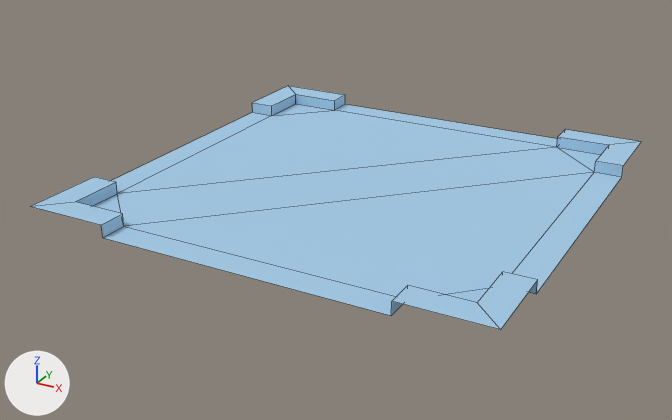
What one commit did to the FBX model Assets/Graphics/3D Models/m_Dev_FloorTile.fbx.
One viewpoint serves both versions: a 50 mm camera at (1.76, -3.45, 1.56) aimed at (-0.07, -0.11, -0.11). Arrows for +X, +Y and +Z are at lower left; the lights stay in place. Mesh edges are drawn as thin lines. Where no turn or scale is listed for an object, it has been applied to the vertices.

The first picture shows 'm_Dev_FloorTile'.
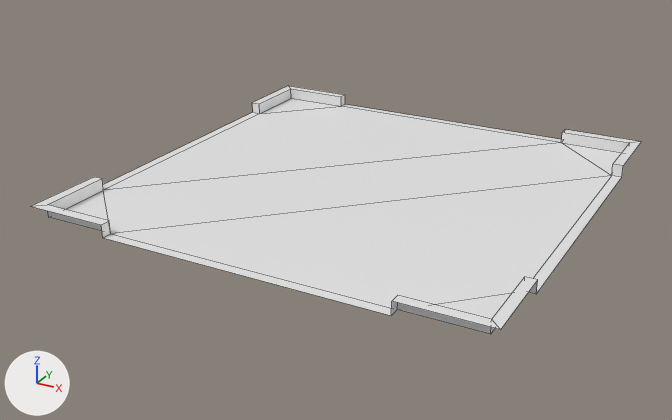
Diff of the bpy script that builds the scene:
```diff
--- a/Assets/Graphics/3D Models/m_Dev_FloorTile.fbx.py
+++ b/Assets/Graphics/3D Models/m_Dev_FloorTile.fbx.py
@@ mat_mat_dev_floortile @@
 mat_mat_dev_floortile = principled_material('mat_Dev_FloorTile')
-mat_mat_dev_floortile.base_color = (0.372, 0.595, 0.8)  # blue #a4cbe7
+mat_mat_dev_floortile.base_color = (0.8, 0.8, 0.8)  # white #e7e7e7
 mat_mat_dev_floortile.roughness = 1.0
@@ me_plane @@
 me_plane.from_pydata(...)  # 44 vertices, 35 faces; spans x -1.0..1.0, y -1.0..1.0, z 0.0..0.06
 # used by ob_m_dev_floortile; location = (0.0, 0.0, 0.0)
 # before: 8 (0.87, 0.62, 0.0) at pixel (594, 172), 9 (0.62, 0.88, 0.0) at pixel (556, 147), 10 (-0.88, 0.62, 0.0) at pixel (271, 115), 12 (-0.62, -0.88, 0.0) at pixel (123, 226), 14 (-0.87, -0.62, 0.0) at pixel (117, 193)
 # before: 16 (0.62, -0.87, 0.0), 17 (0.88, -0.62, 0.0), 18 (-0.62, 0.87, 0.0) at pixel (334, 110), 32 (0.87, 0.62, 0.06) at pixel (595, 161), 33 (0.62, 0.88, 0.06) at pixel (557, 136)
 # before: 34 (-0.88, 0.62, 0.06) at pixel (271, 105), 36 (-0.62, -0.88, 0.06) at pixel (122, 213), 38 (-0.87, -0.62, 0.06) at pixel (116, 181), 40 (0.62, -0.87, 0.06) at pixel (407, 285), 41 (0.88, -0.62, 0.06) at pixel (502, 271)
 # before: 42 (-0.62, 0.87, 0.06) at pixel (334, 100)
-me_plane.vertices[11].co = (-0.88, 0.87, 0.0)  # pixel (295, 103)
-me_plane.vertices[13].co = (-0.87, -0.88, 0.0)
-me_plane.vertices[15].co = (0.88, -0.87, 0.0)
-me_plane.vertices[19].co = (0.87, 0.88, 0.0)
-me_plane.vertices[35].co = (-0.88, 0.87, 0.06)  # pixel (295, 94)
-me_plane.vertices[37].co = (-0.87, -0.88, 0.06)  # pixel (75, 201)
-me_plane.vertices[39].co = (0.88, -0.87, 0.06)  # pixel (477, 302)
-me_plane.vertices[43].co = (0.87, 0.88, 0.06)  # pixel (609, 144)
+# me_plane part 1
+for i in [10, 14, 34, 38]: me_plane.vertices[i].co += Vector((-0.08, 0.0, 0.0))
+for i in [12, 16, 36, 40]: me_plane.vertices[i].co += Vector((0.0, -0.08, 0.0))
+for i in [9, 18, 33, 42]: me_plane.vertices[i].co += Vector((0.0, 0.08, 0.0))
+for i in [8, 17, 32, 41]: me_plane.vertices[i].co += Vector((0.08, 0.0, 0.0))
+me_plane.vertices[11].co = (-0.95, 0.95, 0.0)  # pixel (291, 98)
+me_plane.vertices[13].co = (-0.95, -0.95, 0.0)  # pixel (48, 217)
+me_plane.vertices[15].co = (0.95, -0.95, 0.0)  # pixel (490, 334)
+me_plane.vertices[19].co = (0.95, 0.95, 0.0)
+me_plane.vertices[35].co = (-0.95, 0.95, 0.06)  # pixel (290, 88)
+me_plane.vertices[37].co = (-0.95, -0.95, 0.06)  # pixel (47, 204)
+me_plane.vertices[39].co = (0.95, -0.95, 0.06)  # pixel (491, 319)
+me_plane.vertices[43].co = (0.95, 0.95, 0.06)  # pixel (629, 142)
 me_plane.materials.append(mat_mat_dev_floortile)
```

Boxes [x1, y1, x2, y2] around the edits, measured in the pictures (672 x 420 px):
'm_Dev_FloorTile', recoloured, reshaped (blue to white)
    before: [31, 86, 641, 330]
    after: [31, 86, 641, 334]
